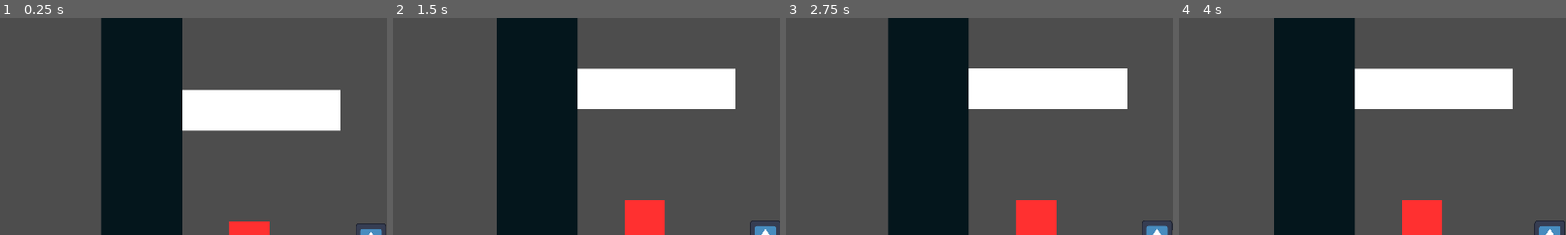
Above: before the commit, frames 1-4 (left to right).
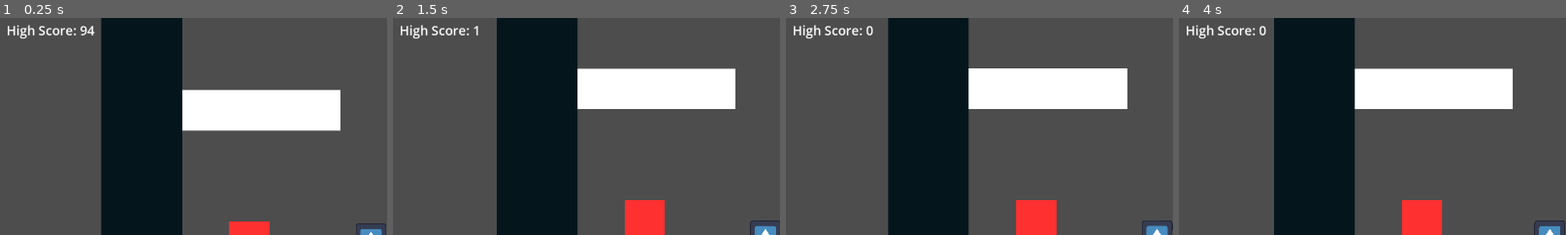
Above: after the commit, the same moments.

Repository: dandytron/BlowUP
Game: Godot game, scene res://scenes/main.tscn
The game is run twice, just before and just after one commit, with the same random seed, the same clock (stepped at 60 frames per second) and the same inputs. The engine's default icon, where the game draws it, is replaced by a stand-in: a white triangle on a blue panel in a dark square.
Inputs (mouse positions are % of the whole screen's width and height, from its top left):
- Up to frame 1 (0.25 s): no input
- Up to frame 2 (1.5 s): move the mouse to (72, 45) at 0.52 s; click (72, 45) at 0.6 s; move the mouse to (30, 55) at 1.27 s; click (30, 55) at 1.35 s
- Up to frame 3 (2.75 s): tap Enter at 2 s; move the mouse to (60, 28) at 2.02 s; click (60, 28) at 2.1 s
- Up to frame 4 (4 s): move the mouse to (45, 70) at 2.77 s; click (45, 70) at 2.85 s; move the mouse to (80, 65) at 3.52 s; click (80, 65) at 3.6 s
The pictures show only the part of the screen within x 2-52%, y 0-50%; the shares and areas given below are measured in that part.

The runs differ from the first frame. In frame 1, 0.5% of the frame differs, in the area x 2-25%, y 3-10%; in frame 2, 0.4%; in frame 3, 0.5%; in frame 4, 0.5%.

Commit message:
Add Score!

Diff:
--- a/scenes/main.tscn
+++ b/scenes/main.tscn
@@ -15,6 +15,20 @@
 [node name="Main" type="Node2D"]
 script = ExtResource("1_6tvhn")
 
+[node name="CanvasLayer" type="CanvasLayer" parent="."]
+
+[node name="ScoreLabel" type="RichTextLabel" parent="CanvasLayer"]
+unique_name_in_owner = true
+offset_left = 57.0
+offset_top = 8.0
+offset_right = 657.0
+offset_bottom = 98.0
+theme_override_font_sizes/normal_font_size = 32
+text = "High Score:
+"
+fit_content = true
+metadata/_edit_use_anchors_ = true
+
 [node name="John" parent="." instance=ExtResource("2_8ocxl")]
 unique_name_in_owner = true
 position = Vector2(988, 907)
@@ -22,20 +36,20 @@
 [node name="ExplosionLayer" type="Node2D" parent="."]
 script = ExtResource("4_i8u82")
 
-[node name="Platforms" type="Node" parent="."]
+[node name="Platforms" type="Node2D" parent="."]
 
 [node name="Platform" parent="Platforms" instance=ExtResource("5_y4gxr")]
 position = Vector2(436, 294)
 
-[node name="Node" type="Node" parent="."]
+[node name="Spikes" type="Node2D" parent="."]
 
-[node name="Spike" parent="Node" instance=ExtResource("4_hkkj7")]
+[node name="Spike" parent="Spikes" instance=ExtResource("4_hkkj7")]
 position = Vector2(386, 947)
 
-[node name="Spike2" parent="Node" instance=ExtResource("4_hkkj7")]
+[node name="Spike2" parent="Spikes" instance=ExtResource("4_hkkj7")]
 position = Vector2(1652, -382)
 
-[node name="Tower" type="Node" parent="."]
+[node name="Tower" type="Node2D" parent="."]
 
 [node name="LeftWall" parent="Tower" instance=ExtResource("1_haspb")]
 position = Vector2(-148, -908)
@@ -48,7 +62,7 @@
 rotation = 1.5708
 scale = Vector2(6, 6)
 
-[node name="WorldBoundries" type="Node" parent="."]
+[node name="WorldBoundries" type="Node2D" parent="."]
 
 [node name="LeftBounds" type="StaticBody2D" parent="WorldBoundries"]
 position = Vector2(-2, -19)
--- a/scripts/main.gd
+++ b/scripts/main.gd
@@ -1 +1,14 @@
 extends Node2D
+
+@onready var score_label := %ScoreLabel
+@onready var john := %John
+
+
+func calc_score():
+	var score : int = floor(john.position.y) * -1 + 1023
+	var label_text := "High Score: %s" % [ score ]
+	score_label.text = label_text
+
+
+func _process(_delta):
+	calc_score()
